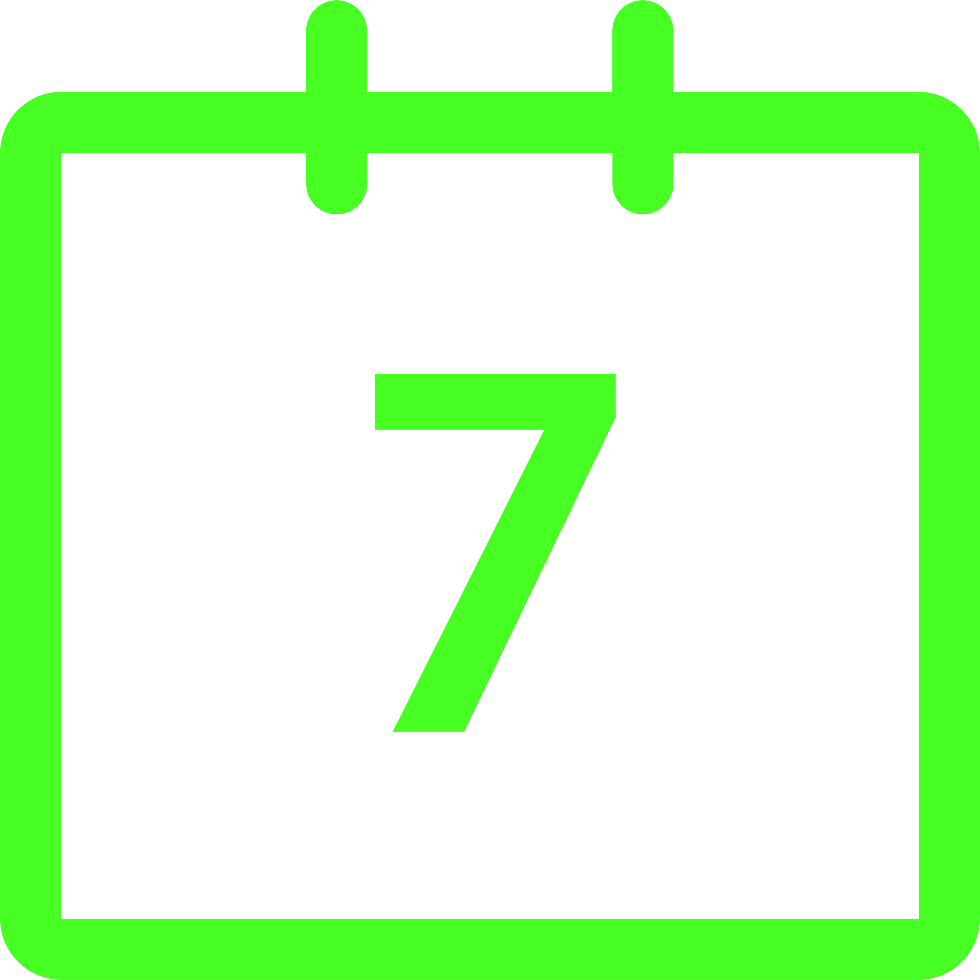
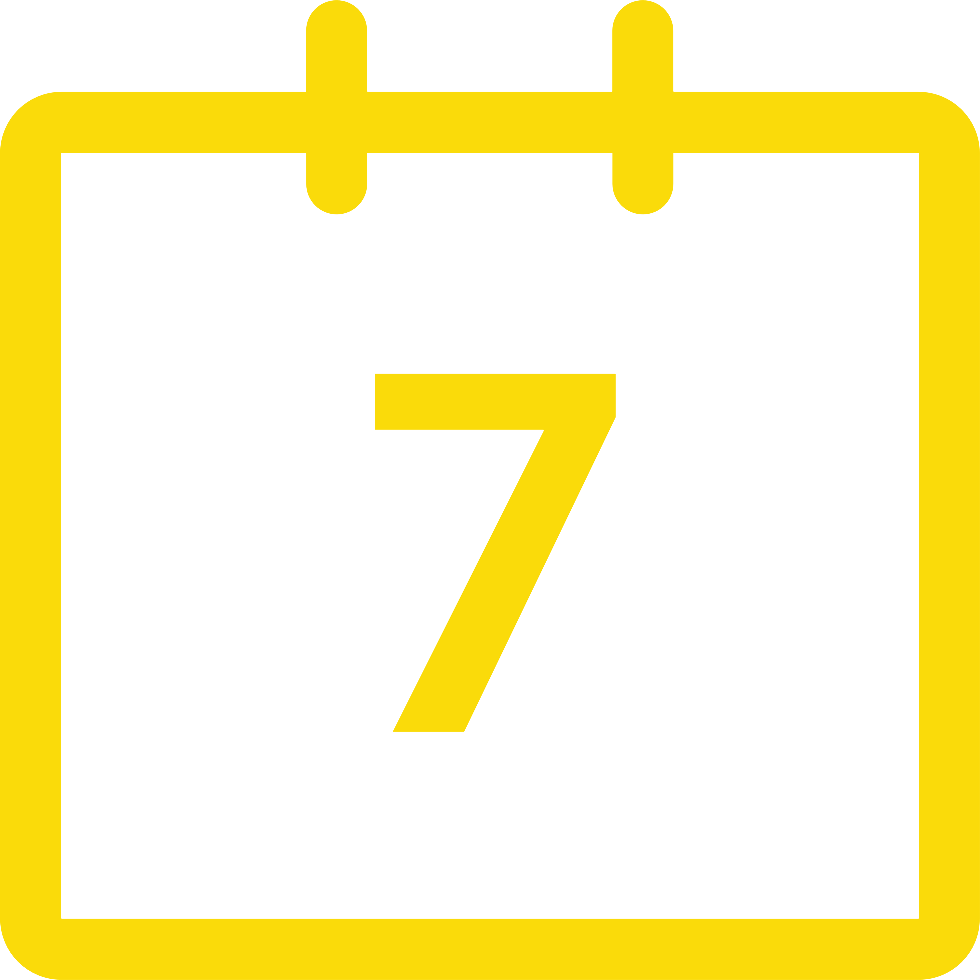
Layer changes from the first 980x980 image to the second:
pixels changed over [0, 0, 980, 980] (layer not identified)
